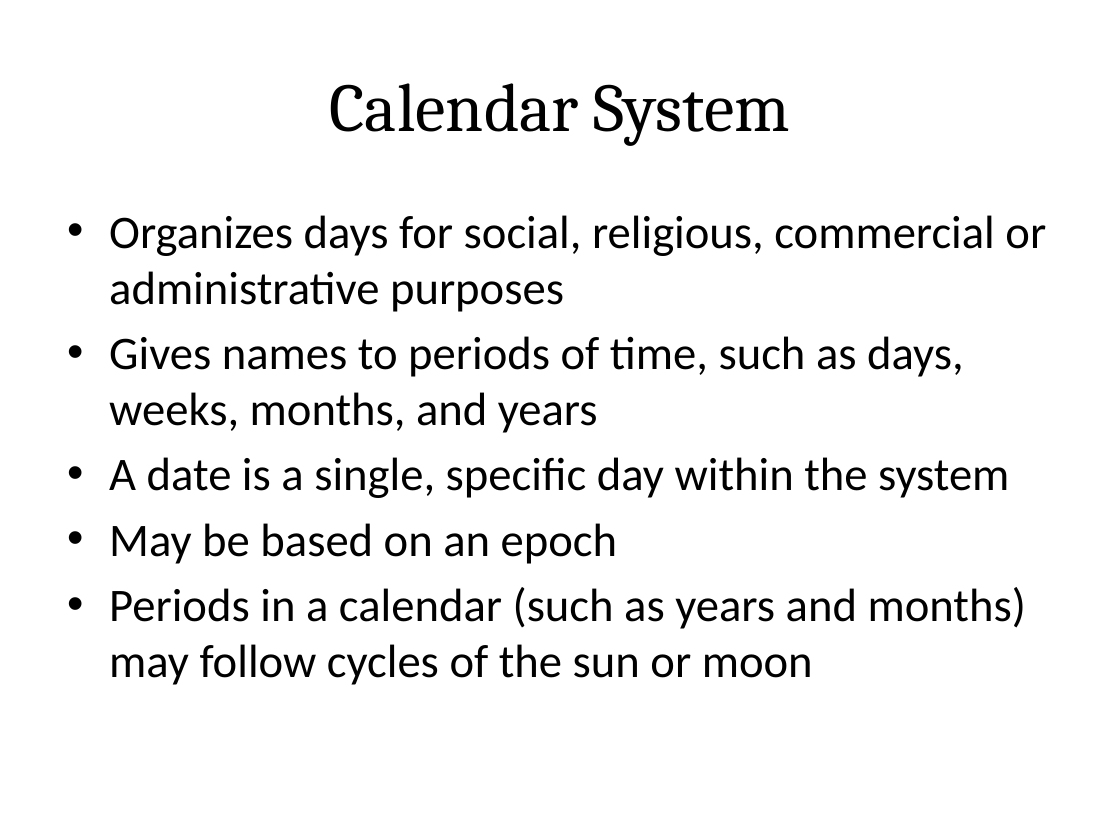
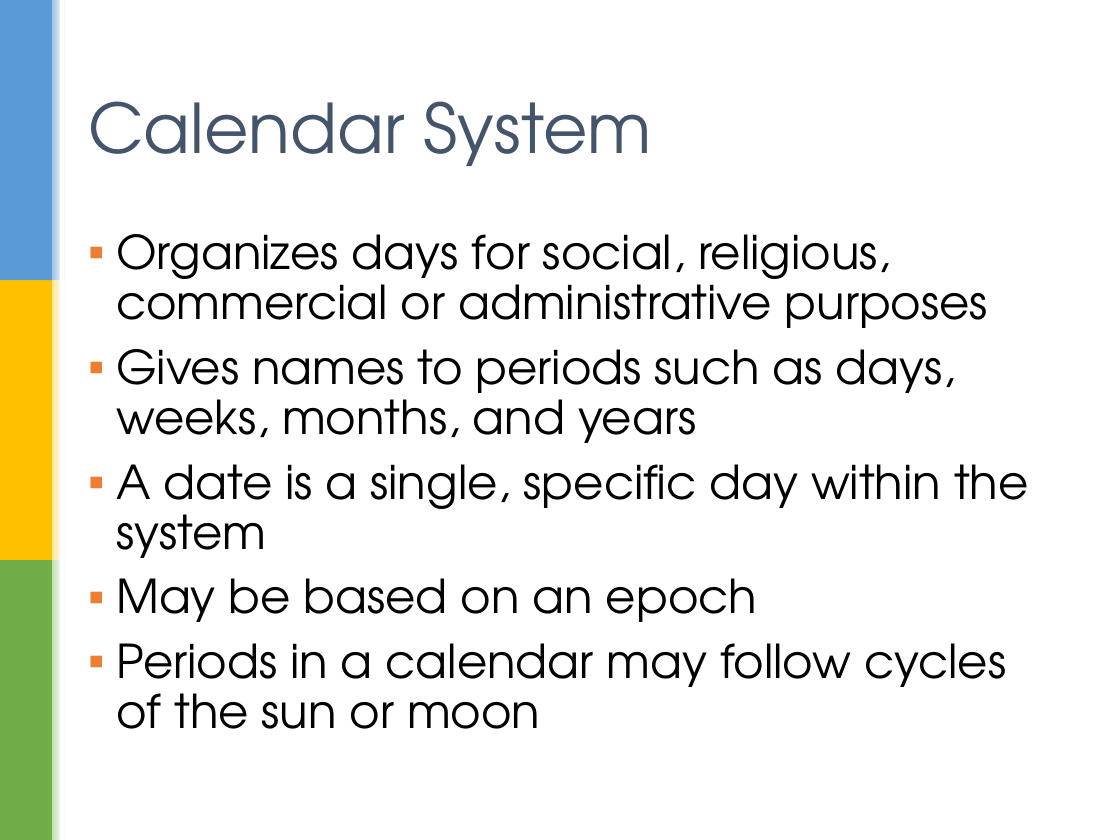
Before and after one commit to sualeh/make-a-date, a slide deck: slide 16 of Java 8 Date and Time API.pptx. Drawn at 1120x840 pixels with LibreOffice and Linux fonts; fonts in the diff are those of the drawing; background and template pictures are left out. Boxes give left, top, right and bottom in pixels: in the first picture for what was removed or moved away, otherwise in the second. Text is boxed around its words. In the diff, an @@ line names an element or a change of style, - is before the commit and + after.

```diff
--- a/Java 8 Date and Time API.pptx
+++ b/Java 8 Date and Time API.pptx
@@ group added at <box>0,0,66,840</box>: 7 rectangles @@
@@ title "Calendar System": place and size @@
-title "Calendar System" at <box>329,83,790,146</box>
+title "Calendar System" at <box>88,101,652,166</box>
@@ title "Calendar System" at <box>88,101,652,166</box>: font Cambria to TeX Gyre Adventor, text colour #000000 to #44546A; alignment centre to left @@
@@ text "Organizes days for social, religious, ...": place and size @@
-text "Organizes days for social, religious, ..." at <box>109,215,1046,685</box>
+text "Organizes days for social, religious, ..." at <box>116,234,1029,729</box>
@@ text at <box>116,234,1029,622</box>: font Calibri to TeX Gyre Adventor in "Organizes days for social, religious, commercial or ...", "A date is a single, specific day ...", "May be based on an epoch"; bullet • to ▪; line spacing 1 to 0.9; more space between paragraphs @@
@@ text at <box>116,349,955,443</box>: text changed; font Calibri to TeX Gyre Adventor @@
-• Gives names to periods of time, such as days, weeks, months, and years
+▪ Gives names to periods such as days, weeks, months, and years
@@ text at <box>116,643,1006,729</box>: text changed; font Calibri to TeX Gyre Adventor @@
-• Periods in a calendar (such as years and months) may follow cycles of the sun or moon
+▪ Periods in a calendar may follow cycles of the sun or moon
```
Also in this commit, not shown: 41 other slides changed.
